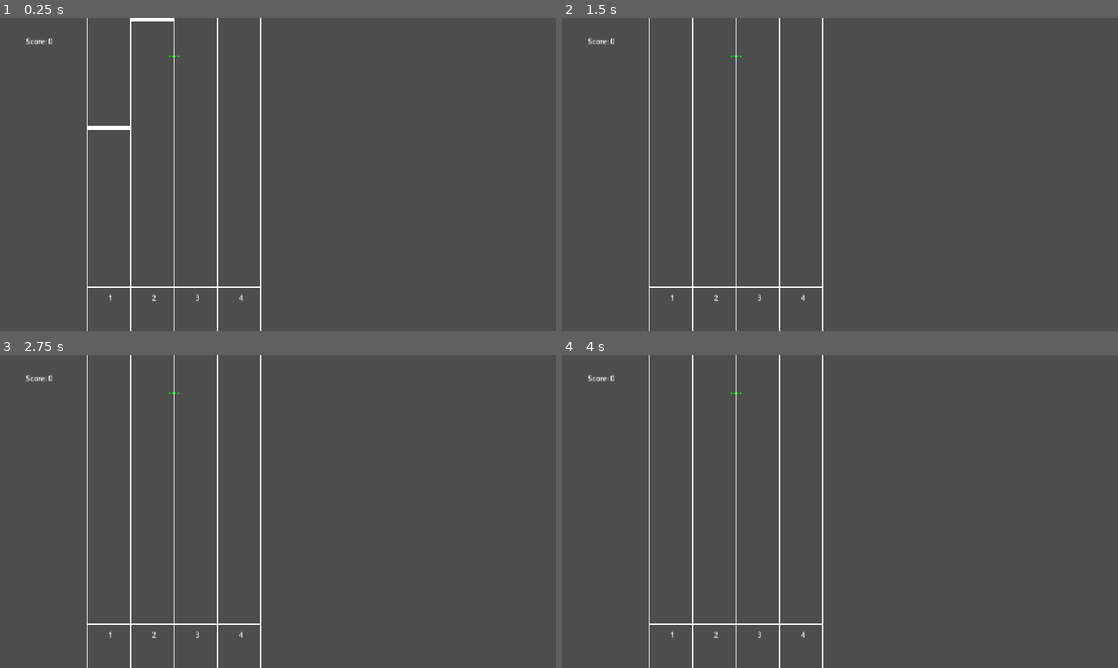
Above: before the commit, frames 1-4 (two rows, left to right).
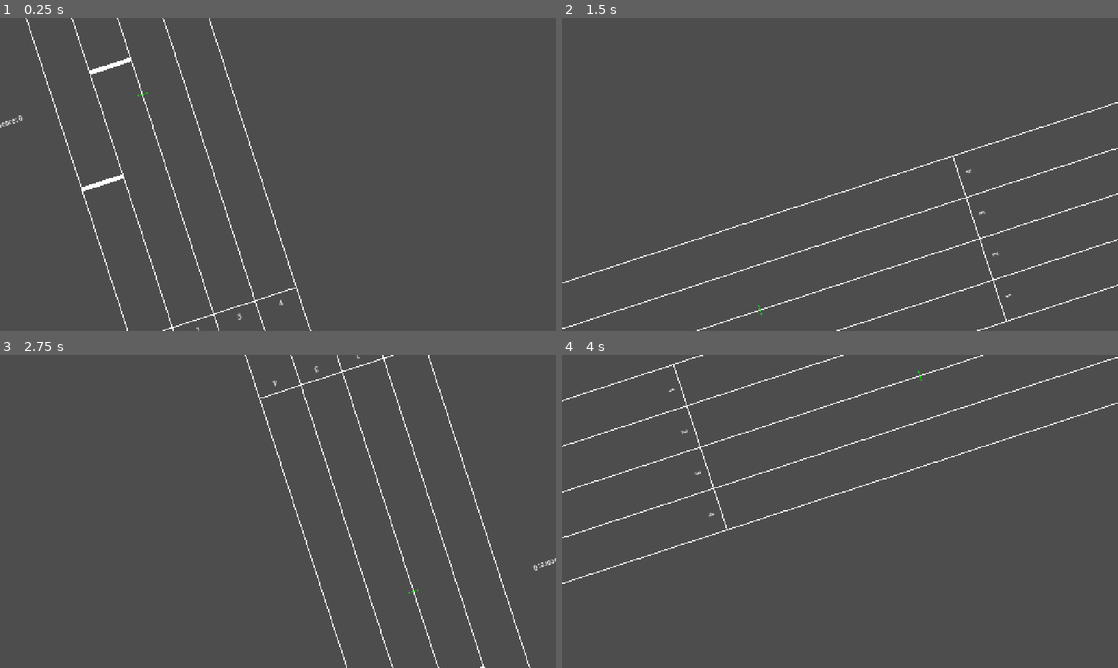
Above: after the commit, the same moments.

Repository: HelloIsReal/Crank-It-Up
Game: Godot game, scene res://main.tscn
Two runs of this game, one before a commit and one after it. Both use one fixed random seed, a clock stepped at 60 frames per second and the inputs below. Sound files missing from this copy of the repository are replaced by a short silence.
Inputs (mouse positions are in pixels of both pictures, inside the frame that each line leads up to):
- Up to frame 1 (0.25 s): no input
- Up to frame 2 (1.5 s): tap Enter at 0.5 s; move the mouse to (962, 158) at 0.52 s; hold Right 0.53-1.28 s; hold D (1) 0.53-1.28 s; click (962, 158) at 0.67 s; tap J (3) at 0.8, 1.35 s; move the mouse to (728, 190) at 1.27 s; hold Down from 1.28 s (still down)
- Up to frame 3 (2.75 s): tap D (1) at 1.55 s; move the mouse to (333, 442) at 2.02 s; release Down at 2.03 s; hold Right from 2.03 s (still down); hold D (1) from 2.03 s (still down); tap J (3) at 2.3 s
- Up to frame 4 (4 s): move the mouse to (812, 574) at 2.77 s; release Right at 2.78 s; release D (1) at 2.78 s; hold Up 2.78-3.53 s; tap F (2) at 2.85 s; click (812, 574) at 2.92 s; tap D (1) at 3.05 s; move the mouse to (1006, 558) at 3.52 s; hold Left from 3.53 s (still down); hold J (3) from 3.53 s (still down)

The runs differ from the first frame. In frame 1, 2.7% of the frame differs, in the area x 0-56%, y 0-100%; in frame 2, 2.6%; in frame 3, 2.4%; in frame 4, 2.6%.

Commit message:
Spin camera works but is slightly off
Added comments to understand if I look at it again 😭 The spin also does not do a full 360 and stops slightly off?

Diff:
--- a/crank-it-up/camera_engine.gd
+++ b/crank-it-up/camera_engine.gd
@@ -12,10 +12,13 @@
 	#pass
 func camTween(type,length):
 	if(type==1): #camera spin
+		var timeTaken=0 # stopwatch that goes up till it reaches length
+		#var spinLength = 360/length
+		#print(spinLength)
+		while(timeTaken<length):
+			var deltaTime = get_physics_process_delta_time()
+			timeTaken+=deltaTime
+			camera.rotate(deg_to_rad(360.0/length) * deltaTime)
 
-		var spinLength = 360/length
-		print(spinLength)
-		for i in spinLength:
-			await get_tree().create_timer(spinLength).timeout
+			await get_tree().process_frame
 			print("spin!")
-			camera.rotate(deg_to_rad(spinLength) * get_physics_process_delta_time())
